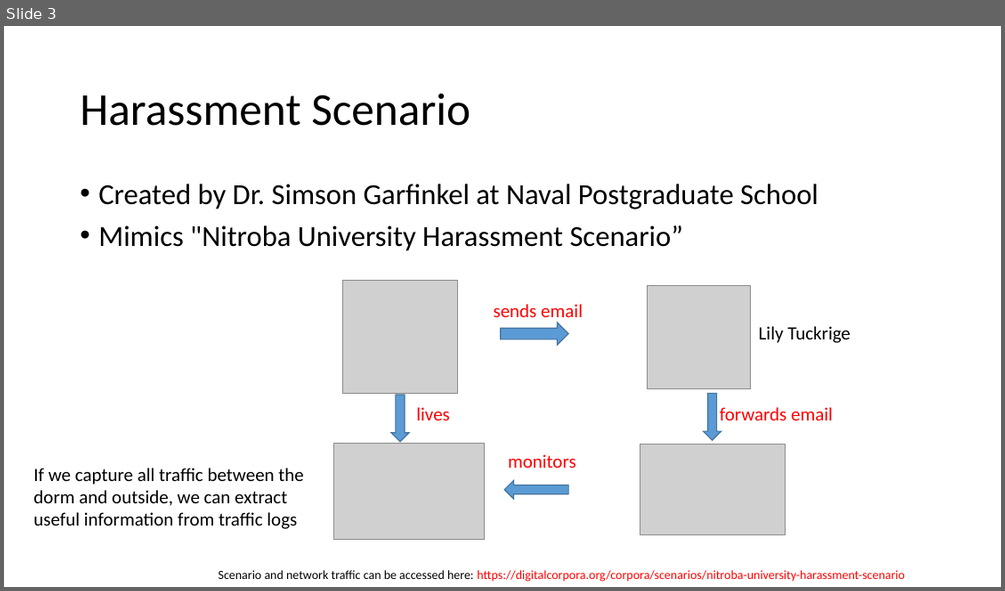
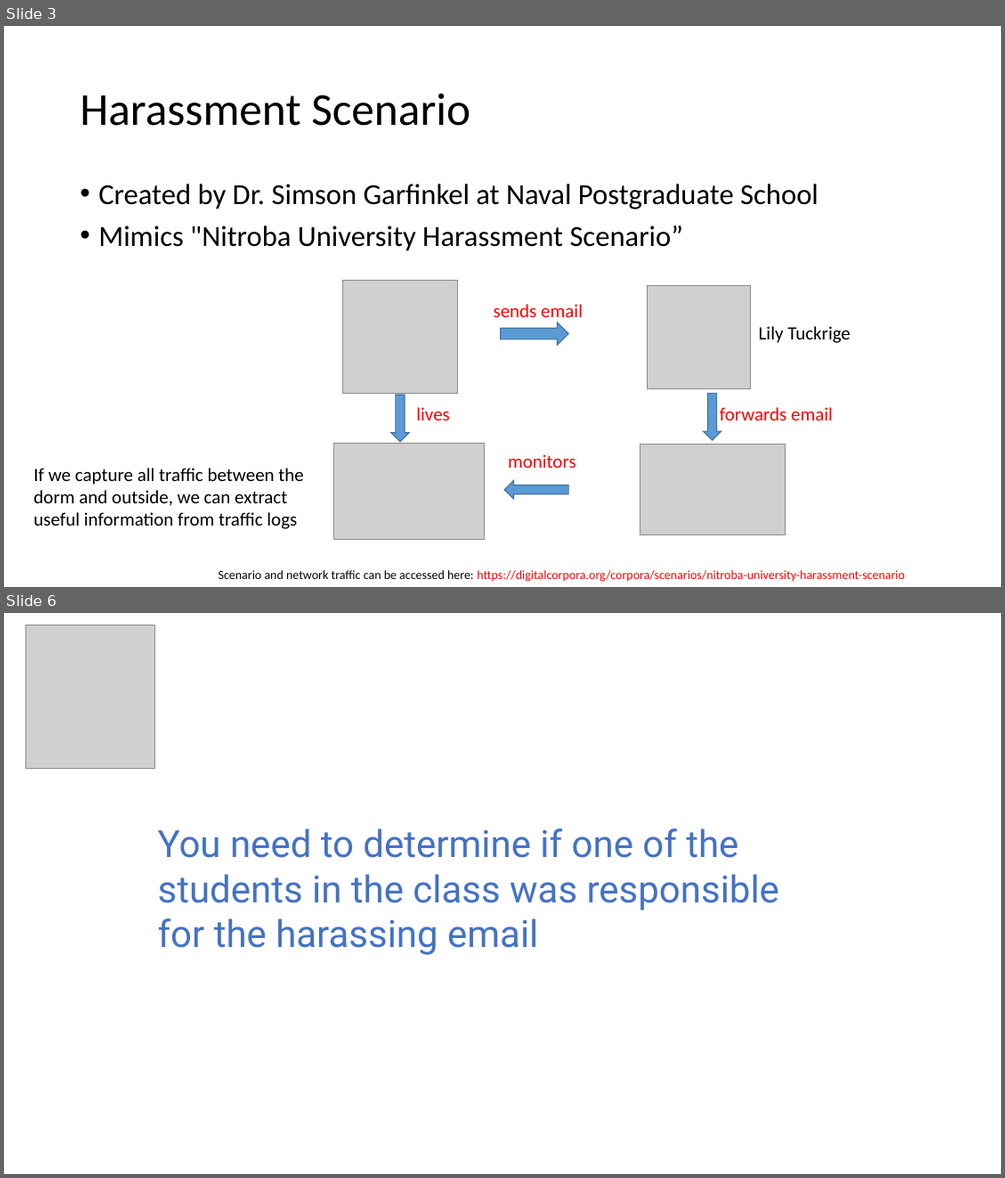
Before and after one commit to frankwxu/digital-forensics-lab, a slide deck: Email_Harassment/0_Investigate_Harassment_Email_Wireshark.pptx. Shown one above the other, each under a label of ours: slide 3 before the commit, slides 3 and 6 after it; the slides between them are not shown. The pictures are 1005x591 and 1005x1178 pixels, drawn with LibreOffice and Linux fonts; fonts in the diff are those of the drawing; grey boxes stand for pictures; background and template pictures are left out. Boxes give left, top, right and bottom in pixels: in the first picture for what was removed or moved away, otherwise in the second. Text is boxed around its words. In the diff, an @@ line names an element or a change of style, - is before the commit and + after.

Commit message:
Improved Email Harassment with tshark investigation

```diff
--- a/Email_Harassment/0_Investigate_Harassment_Email_Wireshark.pptx
+++ b/Email_Harassment/0_Investigate_Harassment_Email_Wireshark.pptx
@@ slide 6 added at <box>4,613,1001,1174</box>, background #FFFFFF @@
@@ picture added at <box>25,625,155,769</box> @@
@@ text added at <box>158,828,779,955</box>, 36 pt, text #4472C4 @@
+You need to determine if one of the students in the class was responsible for the harassing email
```
Also in this commit, not shown: 3 slides changed, 2 other slides added.
